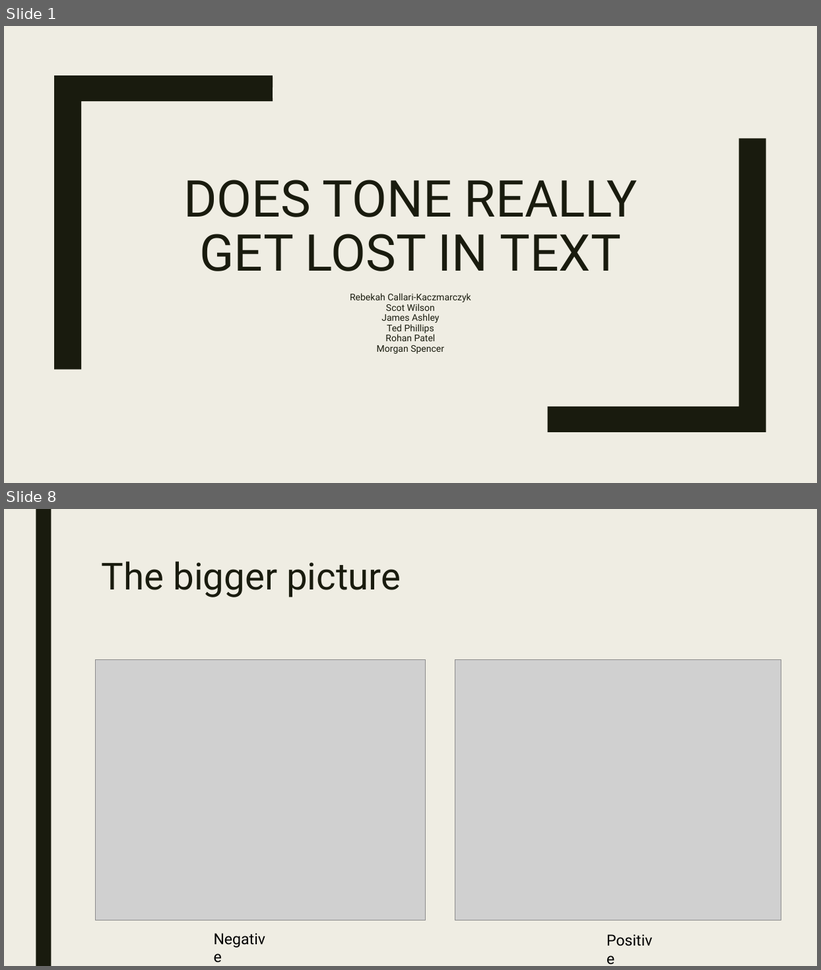
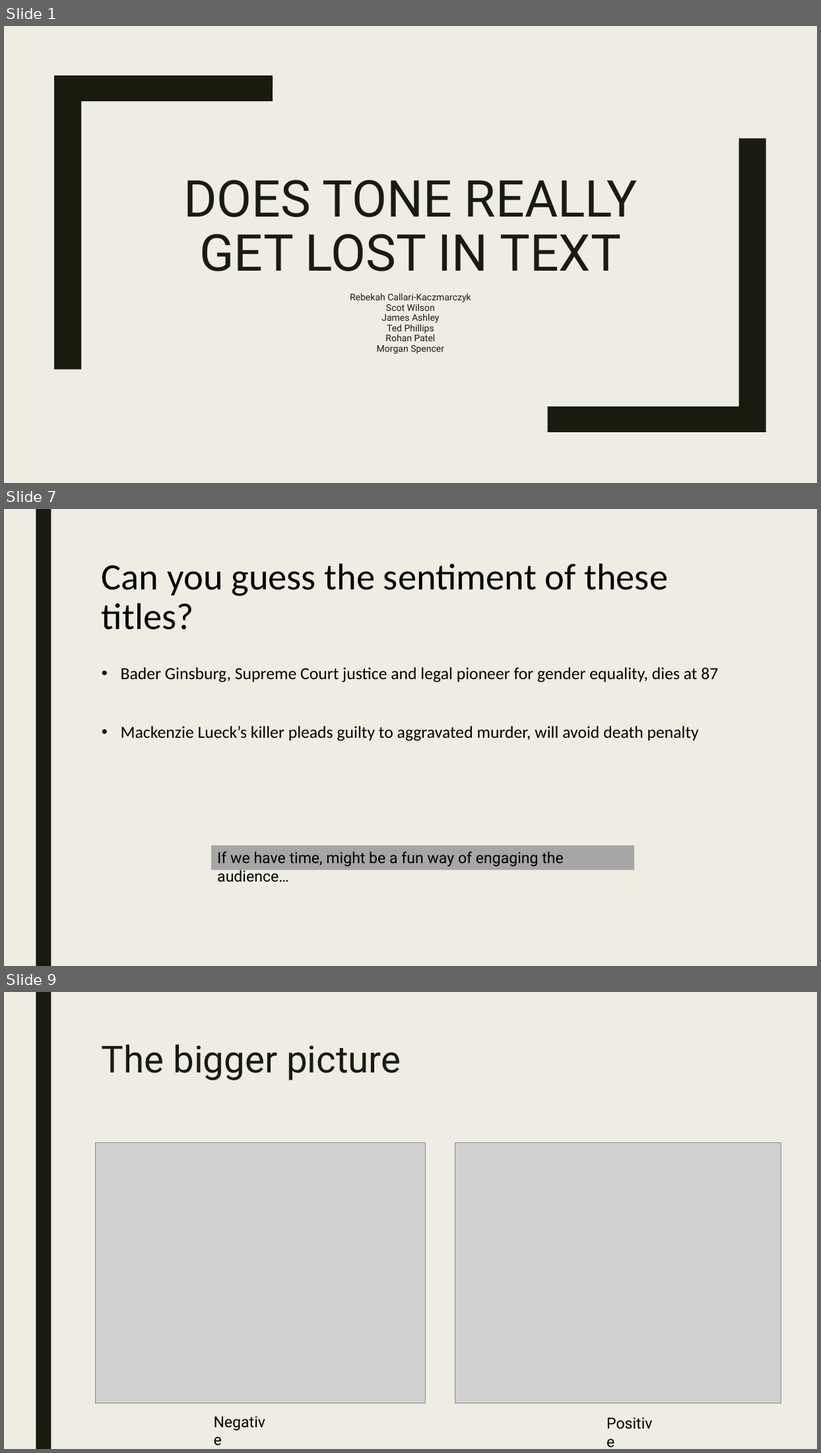
Before and after one commit to James-Ashley/sentiment_analysis, a slide deck: Group_project_deck.pptx. Shown one above the other, each under a label of ours: slides 1 and 8 before the commit, slides 1, 7 and 9 after it; the slides between them are not shown. The pictures are 821x970 and 821x1453 pixels, drawn with LibreOffice and Linux fonts; fonts in the diff are those of the drawing; grey boxes stand for pictures; background and template pictures are left out. Boxes give left, top, right and bottom in pixels: in the first picture for what was removed or moved away, otherwise in the second. Text is boxed around its words. In the diff, an @@ line names an element or a change of style, - is before the commit and + after.

```diff
--- a/Group_project_deck.pptx
+++ b/Group_project_deck.pptx
@@ slide 7 added at (4,509,817,966), background #EFEDE3; not listed: 1 template element that a slide beside it also shows @@
@@ title added at (102,563,668,630), 44 pt, text #000000 @@
+Can you guess the sentiment of these titles?
@@ text added at (121,667,718,741), 20 pt, text #000000 @@
+• Bader Ginsburg, Supreme Court justice and legal pioneer for gender equality, dies at 87
+• Mackenzie Lueck’s killer pleads guilty to aggravated murder, will avoid death penalty
@@ rectangle added at (211,846,635,870), fill #A6A6A6, 18 pt, text #000000 @@
+If we have time, might be a fun way of engaging the audience…
@@ what was slide 8 is now slide 9 @@
```
Also in this commit, not shown: 5 slides changed, 3 other slides added, 3 slides removed.
